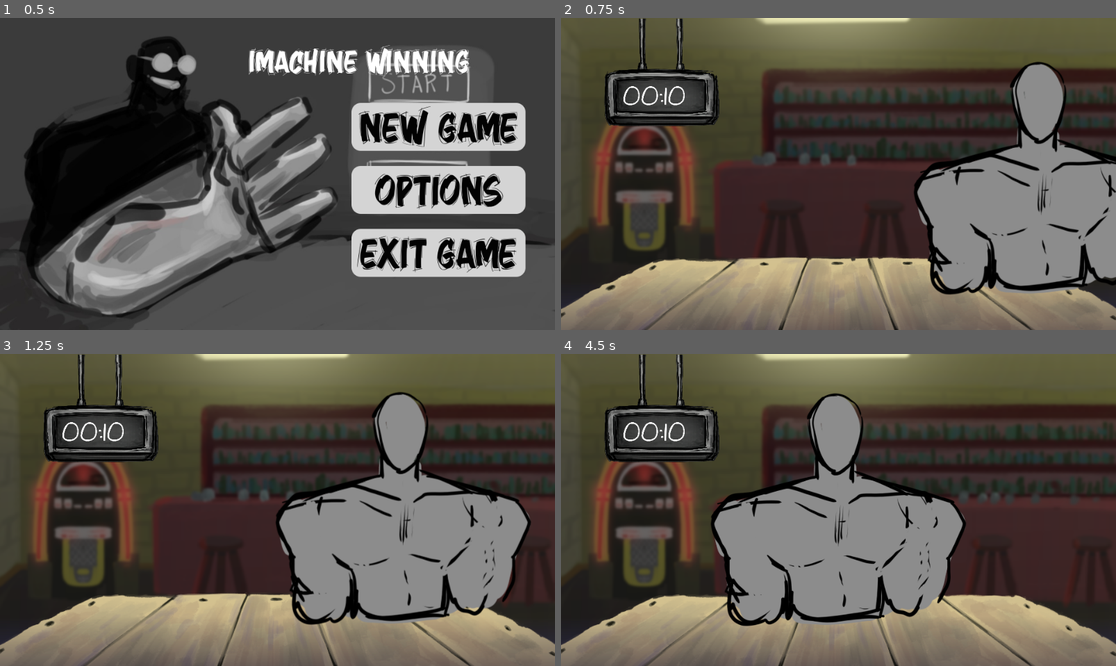
Above: before the commit, frames 1-4 (two rows, left to right).
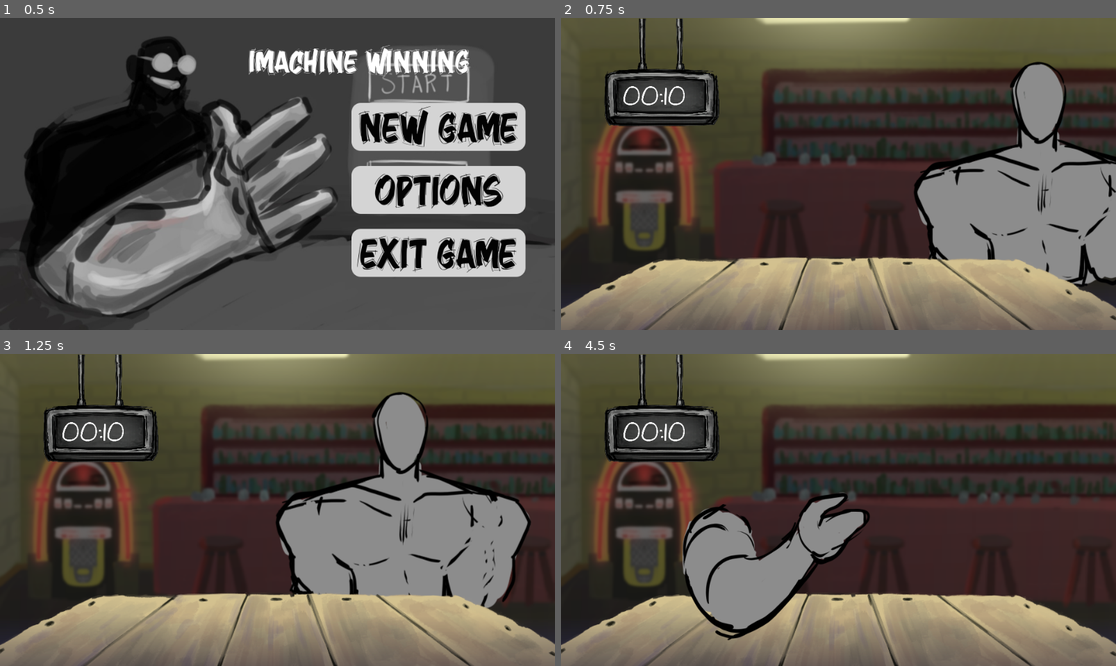
Above: after the commit, the same moments.

Repository: GinoNovello/ImachineWinning
Game: Godot game, scene res://Scenes/MainMenu/MainMenu.tscn
The game is run twice, just before and just after one commit, with the same random seed, the same clock (stepped at 60 frames per second) and the same inputs.
Inputs:
- Up to frame 1 (0.5 s): no input
- Up to frame 2 (0.75 s): click "New Game" at 0.5 s
- Up to frame 3 (1.25 s): no input
- Up to frame 4 (4.5 s): tap Enter (ui_accept) at 1.25, 1.52, 3.02, 3.5, 4.25 s; hold Right (ui_right) 1.28-2 s; hold Space 1.28-2 s; click "Restart" at 2 s; hold Down (ui_down) 2.78-3.53 s; tap Space at 2.85, 4.35 s; hold Right (ui_right) 3.53-4.28 s; hold Space 3.53-4.28 s; hold Up (ui_up) from 4.28 s (still down)

Frame 1 is identical in both runs. In frame 2, 2.3% of the frame differs, in the area x 65-94%, y 77-89%; in frame 3, 2.6%; in frame 4, 18%, in the area x 21-73%, y 12-92%.

Commit message:
feat: machine animations flow

Diff:
--- a/Scenes/common/arena.tscn
+++ b/Scenes/common/arena.tscn
@@ -4,14 +4,16 @@
 [ext_resource type="Texture2D" uid="uid://b28unl433nmp0" path="res://Images/Table.png" id="2_s1ktn"]
 [ext_resource type="Texture2D" uid="uid://bv17rwxximiw1" path="res://Images/Clock.png" id="3_s1ktn"]
 [ext_resource type="FontFile" uid="uid://cvvfyj0p4rkid" path="res://Fonts/ArchitectsDaughter-Regular.ttf" id="4_n5r5p"]
-[ext_resource type="Script" uid="uid://d0oeqvq3ock2s" path="res://scripts/core/clock.gd" id="5_k4mq0"]
-[ext_resource type="AudioStream" uid="uid://xgvka2r1cqk0" path="res://Sounds/tick_dong.wav" id="6_nbx6o"]
+[ext_resource type="Script" uid="uid://dg1gxkv3cpjl1" path="res://scripts/core/clock.gd" id="5_k4mq0"]
+[ext_resource type="AudioStream" uid="uid://xx0pjw5e4x6v" path="res://Sounds/tick_dong.wav" id="6_nbx6o"]
 
 [node name="Arena" type="Node2D" unique_id=1421027996]
 
 [node name="Background" type="Sprite2D" parent="." unique_id=1738475104]
 position = Vector2(480, 270)
 texture = ExtResource("1_sea1x")
+
+[node name="OpponentContainer" type="Node2D" parent="." unique_id=980667885]
 
 [node name="Table" type="Sprite2D" parent="." unique_id=412420291]
 position = Vector2(480, 270)
--- a/Scenes/game/game_scene.tscn
+++ b/Scenes/game/game_scene.tscn
@@ -1,8 +1,7 @@
 [gd_scene format=3 uid="uid://850nyvt7h7o1"]
 
-[ext_resource type="Script" uid="uid://cqqamggvdpokj" path="res://scripts/flow/game_scene.gd" id="1_pleot"]
+[ext_resource type="Script" uid="uid://ww4h4h5mwyx5" path="res://scripts/flow/game_scene.gd" id="1_pleot"]
 [ext_resource type="PackedScene" uid="uid://vudeuxu7ft31" path="res://Scenes/common/arena.tscn" id="2_0dabs"]
-[ext_resource type="PackedScene" uid="uid://caj4uhqb1qhgs" path="res://Scenes/opponents/opponent1.tscn" id="3_7yj8c"]
 [ext_resource type="PackedScene" uid="uid://cbnpa7vs7ii3e" path="res://Scenes/common/config_area.tscn" id="4_a4e7o"]
 
 [node name="GameScene" type="Node2D" unique_id=1467769094]
@@ -14,11 +13,5 @@
 
 [node name="Arena" parent="UI/Screens" unique_id=1421027996 instance=ExtResource("2_0dabs")]
 
-[node name="OpponentContainer" type="Node2D" parent="UI/Screens/Arena" unique_id=980667885]
-
-[node name="Opponent1" parent="UI/Screens/Arena/OpponentContainer" unique_id=315027034 instance=ExtResource("3_7yj8c")]
-position = Vector2(-37, 9)
-scale = Vector2(0.9, 0.9)
-
 [node name="ConfigArea" parent="UI/Screens" unique_id=136853237 instance=ExtResource("4_a4e7o")]
 position = Vector2(0, 720)
--- a/Scenes/opponents/opponent1.tscn
+++ b/Scenes/opponents/opponent1.tscn
@@ -2,6 +2,18 @@
 
 [ext_resource type="Texture2D" uid="uid://44dou7raetg7" path="res://Images/Opponent1.png" id="1_cqb0i"]
 [ext_resource type="Script" uid="uid://b28xud47veguw" path="res://scripts/visuals/opponent_visual.gd" id="2_visual"]
+[ext_resource type="Texture2D" uid="uid://dfial7n0s841" path="res://Images/Opponent1_ready.png" id="3_r1ko1"]
+
+[sub_resource type="SpriteFrames" id="SpriteFrames_87lha"]
+animations = [{
+"frames": [{
+"duration": 1.0,
+"texture": ExtResource("3_r1ko1")
+}],
+"loop": true,
+"name": &"READY",
+"speed": 5.0
+}]
 
 [node name="Opponent1" type="Node2D" unique_id=315027034]
 script = ExtResource("2_visual")
@@ -9,3 +21,9 @@
 [node name="Sprite2D" type="Sprite2D" parent="." unique_id=1185436456]
 position = Vector2(480, 270)
 texture = ExtResource("1_cqb0i")
+
+[node name="AnimatedSprite2D" type="AnimatedSprite2D" parent="." unique_id=987654321]
+visible = false
+position = Vector2(480, 270)
+sprite_frames = SubResource("SpriteFrames_87lha")
+animation = &"READY"
--- a/Scenes/opponents/opponent10.tscn
+++ b/Scenes/opponents/opponent10.tscn
@@ -2,11 +2,30 @@
 
 [ext_resource type="Script" uid="uid://b28xud47veguw" path="res://scripts/visuals/opponent_visual.gd" id="1_visual"]
 [ext_resource type="Texture2D" uid="uid://44dou7raetg7" path="res://Images/Opponent1.png" id="2_texture"]
+[ext_resource type="Texture2D" uid="uid://dfial7n0s841" path="res://Images/Opponent1_ready.png" id="3_r1ko1"]
+
+[sub_resource type="SpriteFrames" id="SpriteFrames_87lha"]
+animations = [{
+"frames": [{
+"duration": 1.0,
+"texture": ExtResource("3_r1ko1")
+}],
+"loop": true,
+"name": &"READY",
+"speed": 5.0
+}]
 
 [node name="Opponent10" type="Node2D" unique_id=1523482183]
 script = ExtResource("1_visual")
+animation_name = "READY_10"
 
 [node name="Sprite2D" type="Sprite2D" parent="." unique_id=1616041956]
 modulate = Color(0.6, 0.6, 0.6, 1)
 position = Vector2(480, 270)
 texture = ExtResource("2_texture")
+
+[node name="AnimatedSprite2D" type="AnimatedSprite2D" parent="." unique_id=987654330]
+visible = false
+position = Vector2(480, 270)
+sprite_frames = SubResource("SpriteFrames_87lha")
+animation = &"READY"
--- a/Scenes/opponents/opponent2.tscn
+++ b/Scenes/opponents/opponent2.tscn
@@ -2,6 +2,18 @@
 
 [ext_resource type="Script" uid="uid://b28xud47veguw" path="res://scripts/visuals/opponent_visual.gd" id="1_w45p6"]
 [ext_resource type="Texture2D" uid="uid://44dou7raetg7" path="res://Images/Opponent1.png" id="2_sxjp7"]
+[ext_resource type="Texture2D" uid="uid://dfial7n0s841" path="res://Images/Opponent1_ready.png" id="3_r1ko1"]
+
+[sub_resource type="SpriteFrames" id="SpriteFrames_87lha"]
+animations = [{
+"frames": [{
+"duration": 1.0,
+"texture": ExtResource("3_r1ko1")
+}],
+"loop": true,
+"name": &"READY",
+"speed": 5.0
+}]
 
 [node name="Opponent2" type="Node2D" unique_id=1071274919]
 script = ExtResource("1_w45p6")
@@ -10,3 +22,10 @@
 modulate = Color(0.8, 0.9, 1, 1)
 position = Vector2(480, 270)
 texture = ExtResource("2_sxjp7")
+
+[node name="AnimatedSprite2D" type="AnimatedSprite2D" parent="." unique_id=987654322]
+visible = false
+modulate = Color(0.49925482, 0.30459163, 0.21575701, 1)
+position = Vector2(480, 270)
+sprite_frames = SubResource("SpriteFrames_87lha")
+animation = &"READY"
--- a/Scenes/opponents/opponent3.tscn
+++ b/Scenes/opponents/opponent3.tscn
@@ -2,6 +2,18 @@
 
 [ext_resource type="Script" uid="uid://b28xud47veguw" path="res://scripts/visuals/opponent_visual.gd" id="1_visual"]
 [ext_resource type="Texture2D" uid="uid://44dou7raetg7" path="res://Images/Opponent1.png" id="2_texture"]
+[ext_resource type="Texture2D" uid="uid://dfial7n0s841" path="res://Images/Opponent1_ready.png" id="3_r1ko1"]
+
+[sub_resource type="SpriteFrames" id="SpriteFrames_87lha"]
+animations = [{
+"frames": [{
+"duration": 1.0,
+"texture": ExtResource("3_r1ko1")
+}],
+"loop": true,
+"name": &"READY",
+"speed": 5.0
+}]
 
 [node name="Opponent3" type="Node2D" unique_id=464548436]
 script = ExtResource("1_visual")
@@ -10,3 +22,10 @@
 modulate = Color(0.9, 1, 0.8, 1)
 position = Vector2(480, 270)
 texture = ExtResource("2_texture")
+
+[node name="AnimatedSprite2D" type="AnimatedSprite2D" parent="." unique_id=987654323]
+visible = false
+modulate = Color(0.38058305, 0.3530186, 0.06928298, 1)
+position = Vector2(480, 270)
+sprite_frames = SubResource("SpriteFrames_87lha")
+animation = &"READY"
--- a/Scenes/opponents/opponent4.tscn
+++ b/Scenes/opponents/opponent4.tscn
@@ -2,11 +2,30 @@
 
 [ext_resource type="Script" uid="uid://b28xud47veguw" path="res://scripts/visuals/opponent_visual.gd" id="1_visual"]
 [ext_resource type="Texture2D" uid="uid://44dou7raetg7" path="res://Images/Opponent1.png" id="2_texture"]
+[ext_resource type="Texture2D" uid="uid://dfial7n0s841" path="res://Images/Opponent1_ready.png" id="3_r1ko1"]
+
+[sub_resource type="SpriteFrames" id="SpriteFrames_87lha"]
+animations = [{
+"frames": [{
+"duration": 1.0,
+"texture": ExtResource("3_r1ko1")
+}],
+"loop": true,
+"name": &"READY",
+"speed": 5.0
+}]
 
 [node name="Opponent4" type="Node2D" unique_id=88687859]
 script = ExtResource("1_visual")
+animation_name = "READY_04"
 
 [node name="Sprite2D" type="Sprite2D" parent="." unique_id=1619302890]
 modulate = Color(1, 0.85, 0.85, 1)
 position = Vector2(480, 270)
 texture = ExtResource("2_texture")
+
+[node name="AnimatedSprite2D" type="AnimatedSprite2D" parent="." unique_id=987654324]
+visible = false
+position = Vector2(480, 270)
+sprite_frames = SubResource("SpriteFrames_87lha")
+animation = &"READY"
--- a/Scenes/opponents/opponent5.tscn
+++ b/Scenes/opponents/opponent5.tscn
@@ -2,6 +2,18 @@
 
 [ext_resource type="Script" uid="uid://b28xud47veguw" path="res://scripts/visuals/opponent_visual.gd" id="1_visual"]
 [ext_resource type="Texture2D" uid="uid://44dou7raetg7" path="res://Images/Opponent1.png" id="2_texture"]
+[ext_resource type="Texture2D" uid="uid://dfial7n0s841" path="res://Images/Opponent1_ready.png" id="3_r1ko1"]
+
+[sub_resource type="SpriteFrames" id="SpriteFrames_87lha"]
+animations = [{
+"frames": [{
+"duration": 1.0,
+"texture": ExtResource("3_r1ko1")
+}],
+"loop": true,
+"name": &"READY",
+"speed": 5.0
+}]
 
 [node name="Opponent5" type="Node2D" unique_id=1988780458]
 script = ExtResource("1_visual")
@@ -10,3 +22,9 @@
 modulate = Color(1, 0.9, 0.7, 1)
 position = Vector2(480, 270)
 texture = ExtResource("2_texture")
+
+[node name="AnimatedSprite2D" type="AnimatedSprite2D" parent="." unique_id=987654325]
+visible = false
+position = Vector2(480, 270)
+sprite_frames = SubResource("SpriteFrames_87lha")
+animation = &"READY"
--- a/Scenes/opponents/opponent6.tscn
+++ b/Scenes/opponents/opponent6.tscn
@@ -2,11 +2,30 @@
 
 [ext_resource type="Script" uid="uid://b28xud47veguw" path="res://scripts/visuals/opponent_visual.gd" id="1_visual"]
 [ext_resource type="Texture2D" uid="uid://44dou7raetg7" path="res://Images/Opponent1.png" id="2_texture"]
+[ext_resource type="Texture2D" uid="uid://dfial7n0s841" path="res://Images/Opponent1_ready.png" id="3_r1ko1"]
+
+[sub_resource type="SpriteFrames" id="SpriteFrames_87lha"]
+animations = [{
+"frames": [{
+"duration": 1.0,
+"texture": ExtResource("3_r1ko1")
+}],
+"loop": true,
+"name": &"READY",
+"speed": 5.0
+}]
 
 [node name="Opponent6" type="Node2D" unique_id=1503904537]
 script = ExtResource("1_visual")
+animation_name = "READY_06"
 
 [node name="Sprite2D" type="Sprite2D" parent="." unique_id=1719027658]
 modulate = Color(0.9, 0.8, 1, 1)
 position = Vector2(480, 270)
 texture = ExtResource("2_texture")
+
+[node name="AnimatedSprite2D" type="AnimatedSprite2D" parent="." unique_id=987654326]
+visible = false
+position = Vector2(480, 270)
+sprite_frames = SubResource("SpriteFrames_87lha")
+animation = &"READY"
--- a/Scenes/opponents/opponent7.tscn
+++ b/Scenes/opponents/opponent7.tscn
@@ -2,11 +2,30 @@
 
 [ext_resource type="Script" uid="uid://b28xud47veguw" path="res://scripts/visuals/opponent_visual.gd" id="1_visual"]
 [ext_resource type="Texture2D" uid="uid://44dou7raetg7" path="res://Images/Opponent1.png" id="2_texture"]
+[ext_resource type="Texture2D" uid="uid://dfial7n0s841" path="res://Images/Opponent1_ready.png" id="3_r1ko1"]
+
+[sub_resource type="SpriteFrames" id="SpriteFrames_87lha"]
+animations = [{
+"frames": [{
+"duration": 1.0,
+"texture": ExtResource("3_r1ko1")
+}],
+"loop": true,
+"name": &"READY",
+"speed": 5.0
+}]
 
 [node name="Opponent7" type="Node2D" unique_id=1928660799]
 script = ExtResource("1_visual")
+animation_name = "READY_07"
 
 [node name="Sprite2D" type="Sprite2D" parent="." unique_id=10028923]
 modulate = Color(0.7, 0.9, 0.9, 1)
 position = Vector2(480, 270)
 texture = ExtResource("2_texture")
+
+[node name="AnimatedSprite2D" type="AnimatedSprite2D" parent="." unique_id=987654327]
+visible = false
+position = Vector2(480, 270)
+sprite_frames = SubResource("SpriteFrames_87lha")
+animation = &"READY"
--- a/Scenes/opponents/opponent8.tscn
+++ b/Scenes/opponents/opponent8.tscn
@@ -2,11 +2,30 @@
 
 [ext_resource type="Script" uid="uid://b28xud47veguw" path="res://scripts/visuals/opponent_visual.gd" id="1_visual"]
 [ext_resource type="Texture2D" uid="uid://44dou7raetg7" path="res://Images/Opponent1.png" id="2_texture"]
+[ext_resource type="Texture2D" uid="uid://dfial7n0s841" path="res://Images/Opponent1_ready.png" id="3_r1ko1"]
+
+[sub_resource type="SpriteFrames" id="SpriteFrames_87lha"]
+animations = [{
+"frames": [{
+"duration": 1.0,
+"texture": ExtResource("3_r1ko1")
+}],
+"loop": true,
+"name": &"READY",
+"speed": 5.0
+}]
 
 [node name="Opponent8" type="Node2D" unique_id=835440733]
 script = ExtResource("1_visual")
+animation_name = "READY_08"
 
 [node name="Sprite2D" type="Sprite2D" parent="." unique_id=850410866]
 modulate = Color(1, 0.75, 0.9, 1)
 position = Vector2(480, 270)
 texture = ExtResource("2_texture")
+
+[node name="AnimatedSprite2D" type="AnimatedSprite2D" parent="." unique_id=987654328]
+visible = false
+position = Vector2(480, 270)
+sprite_frames = SubResource("SpriteFrames_87lha")
+animation = &"READY"
--- a/Scenes/opponents/opponent9.tscn
+++ b/Scenes/opponents/opponent9.tscn
@@ -2,11 +2,30 @@
 
 [ext_resource type="Script" uid="uid://b28xud47veguw" path="res://scripts/visuals/opponent_visual.gd" id="1_visual"]
 [ext_resource type="Texture2D" uid="uid://44dou7raetg7" path="res://Images/Opponent1.png" id="2_texture"]
+[ext_resource type="Texture2D" uid="uid://dfial7n0s841" path="res://Images/Opponent1_ready.png" id="3_r1ko1"]
+
+[sub_resource type="SpriteFrames" id="SpriteFrames_87lha"]
+animations = [{
+"frames": [{
+"duration": 1.0,
+"texture": ExtResource("3_r1ko1")
+}],
+"loop": true,
+"name": &"READY",
+"speed": 5.0
+}]
 
 [node name="Opponent9" type="Node2D" unique_id=1249813849]
 script = ExtResource("1_visual")
+animation_name = "READY_09"
 
 [node name="Sprite2D" type="Sprite2D" parent="." unique_id=1458297974]
 modulate = Color(0.85, 0.85, 0.7, 1)
 position = Vector2(480, 270)
 texture = ExtResource("2_texture")
+
+[node name="AnimatedSprite2D" type="AnimatedSprite2D" parent="." unique_id=987654329]
+visible = false
+position = Vector2(480, 270)
+sprite_frames = SubResource("SpriteFrames_87lha")
+animation = &"READY"
--- a/scripts/core/clock.gd
+++ b/scripts/core/clock.gd
@@ -62,6 +62,7 @@
 		return
 	var remaining = max(0.0, timeLimit - elapsed)
 	var totalSeconds = int(ceil(remaining))
+	@warning_ignore("integer_division")
 	var minutes = totalSeconds / 60
 	var seconds = totalSeconds % 60
 	label.text = "%02d:%02d" % [minutes, seconds]
--- a/scripts/flow/game_scene.gd
+++ b/scripts/flow/game_scene.gd
@@ -6,6 +6,7 @@
 @onready var clock: Clock = $UI/Screens/Arena/Clock
 
 var inArena: bool = true
+var opponentVisual: OpponentVisual
 
 func _ready():
 	print("Game started")
@@ -20,6 +21,9 @@
 	await _playOpponentEntranceAnimation()
 	referee.startGame(player, opponent, clock)
 
+	if opponentVisual != null:
+		opponentVisual.playGameAnimation()
+
 func _loadOpponentVisual():
 	for child in opponentContainer.get_children():
 		child.free()
@@ -27,12 +31,13 @@
 	var opponentScene = GameManager.get_current_opponent_scene()
 	var opponentInstance = opponentScene.instantiate()
 	opponentContainer.add_child(opponentInstance)
+	opponentVisual = opponentInstance as OpponentVisual
 
 func _playOpponentEntranceAnimation():
 	if opponentContainer.get_child_count() == 0:
 		return
 
-	var opponentVisual = opponentContainer.get_child(0) as OpponentVisual
+	opponentVisual = opponentContainer.get_child(0) as OpponentVisual
 	if opponentVisual == null:
 		return
 
--- a/scripts/visuals/opponent_visual.gd
+++ b/scripts/visuals/opponent_visual.gd
@@ -2,6 +2,7 @@
 class_name OpponentVisual
 
 @onready var sprite: Sprite2D = $Sprite2D
+@onready var animatedSprite: AnimatedSprite2D = $AnimatedSprite2D
 
 var finalPosition: Vector2
 var startOffsetX: float = 400.0
@@ -33,3 +34,9 @@
 	tween.tween_property(sprite, "position", finalPosition, 0.1)
 
 	return tween
+
+func playGameAnimation():
+	sprite.visible = false
+	animatedSprite.visible = true
+	animatedSprite.z_index = 10  # Poner adelante de todo
+	animatedSprite.play("READY")
Binary file added: Images/Opponent1_ready.png
Not shown: 1 places in Scenes/MainMenu/MainMenu.tscn that only renumber resources
Not shown: 1 places in Scenes/common/config_area.tscn that only renumber resources
Not shown: 1 places in Scenes/results/lose_scene.tscn that only renumber resources
Not shown, removed: icon.svg.import
